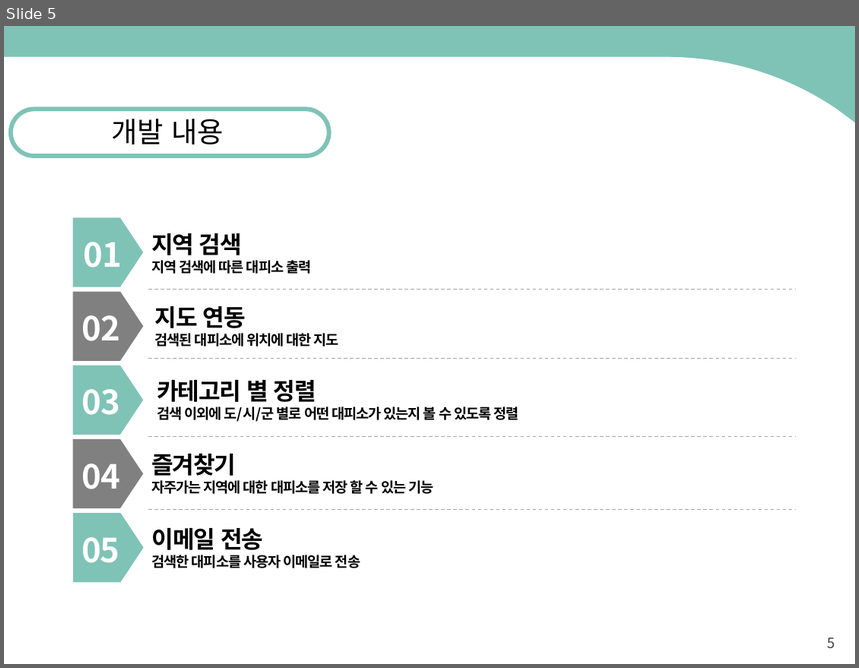
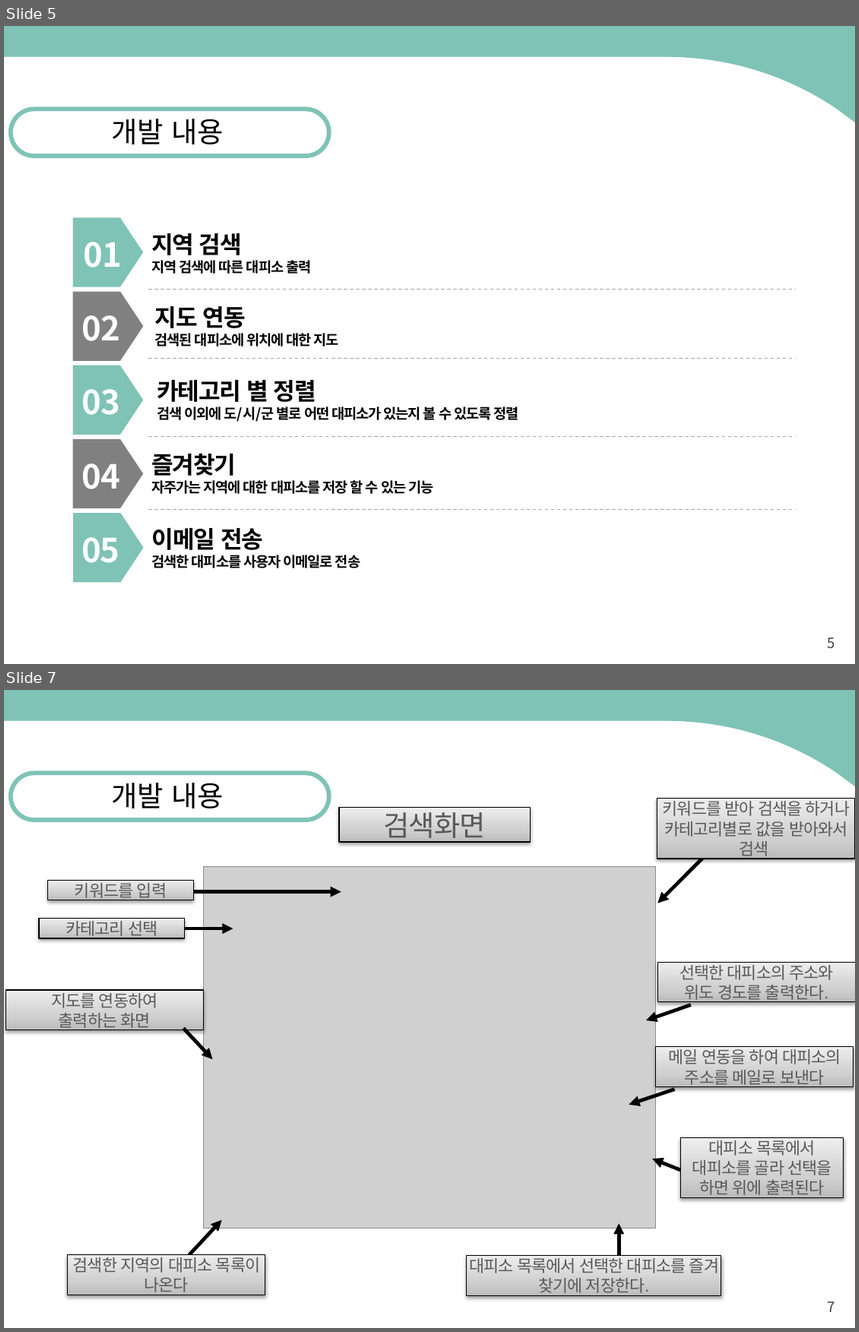
Before and after one commit to kpu2015180/scrtiptP, a slide deck: 기획발표.pptx. Shown one above the other, each under a label of ours: slide 5 before the commit, slides 5 and 7 after it; the slides between them are not shown. The pictures are 859x668 and 859x1332 pixels, drawn with LibreOffice and Linux fonts; fonts in the diff are those of the drawing; grey boxes stand for pictures. Boxes give left, top, right and bottom in pixels: in the first picture for what was removed or moved away, otherwise in the second. Text is boxed around its words. In the diff, an @@ line names an element or a change of style, - is before the commit and + after.

```diff
--- a/기획발표.pptx
+++ b/기획발표.pptx
@@ slide 7 added at (4,690,855,1328), background #7FC3B6; not listed: 1 template element that a slide beside it also shows @@
@@ rounded rectangle added at (11,774,329,820), outline #7FC3B6 3.75 pt @@
@@ text added at (111,783,224,809), 24 pt, text #000000 @@
+개발 내용
@@ rectangle added at (657,799,854,859), fill gradient #BDBDBD to #D1D1D1 to #EEEEEE, outline #000000 0.75 pt, 14 pt, text #595959 @@
+키워드를 받아 검색을 하거나 카테고리별로 값을 받아와서 검색
@@ rectangle added at (339,808,530,841), fill gradient #BDBDBD to #D1D1D1 to #EEEEEE, outline #000000 0.75 pt, 24 pt, text #595959 @@
+검색화면
@@ picture added at (203,866,656,1228) @@
@@ arrow added from (703, 858) to (658, 904), #000000 3 pt @@
@@ rectangle added at (48,881,194,901), fill gradient #BDBDBD to #D1D1D1 to #EEEEEE, outline #000000 0.75 pt, 14 pt, text #595959 @@
+키워드를 입력
@@ arrow added from (189, 891) to (341, 891), #000000 3 pt @@
@@ rectangle added at (39,918,184,939), fill gradient #BDBDBD to #D1D1D1 to #EEEEEE, outline #000000 0.75 pt, 14 pt, text #595959 @@
+카테고리 선택
@@ arrow added from (183, 929) to (233, 929), #000000 3 pt @@
@@ rectangle added at (658,962,855,1002), fill gradient #BDBDBD to #D1D1D1 to #EEEEEE, outline #000000 0.75 pt, 14 pt, text #595959 @@
+선택한 대피소의 주소와
+위도 경도를 출력한다.
@@ rectangle added at (6,990,203,1030), fill gradient #BDBDBD to #D1D1D1 to #EEEEEE, outline #000000 0.75 pt, 14 pt, text #595959 @@
+지도를 연동하여
+출력하는 화면
@@ arrow added from (691, 1005) to (647, 1021), #000000 3 pt @@
@@ arrow added from (183, 1029) to (212, 1059), #000000 3 pt @@
@@ rectangle added at (656,1046,854,1087), fill gradient #BDBDBD to #D1D1D1 to #EEEEEE, outline #000000 0.75 pt, 14 pt, text #595959 @@
+메일 연동을 하여 대피소의 주소를 메일로 보낸다
@@ arrow added from (675, 1089) to (629, 1104), #000000 3 pt @@
@@ rectangle added at (680,1138,843,1198), fill gradient #BDBDBD to #D1D1D1 to #EEEEEE, outline #000000 0.75 pt, 14 pt, text #595959 @@
+대피소 목록에서 대피소를 골라 선택을 하면 위에 출력된다
@@ arrow added from (680, 1170) to (652, 1159), #000000 3 pt @@
@@ arrow added from (189, 1255) to (222, 1220), #000000 3 pt @@
@@ arrow added from (620, 1255) to (620, 1224), #000000 3 pt @@
@@ rectangle added at (68,1255,265,1295), fill gradient #BDBDBD to #D1D1D1 to #EEEEEE, outline #000000 0.75 pt, 14 pt, text #595959 @@
+검색한 지역의 대피소 목록이 나온다
@@ rectangle added at (467,1256,721,1296), fill gradient #BDBDBD to #D1D1D1 to #EEEEEE, outline #000000 0.75 pt, 14 pt, text #595959 @@
+대피소 목록에서 선택한 대피소를 즐겨 찾기에 저장한다.
@@ page number added at (827,1302,835,1312), 12 pt, text #404040 @@
+7
```
Also in this commit, not shown: 3 slides changed, 2 other slides added, 1 slide removed.
